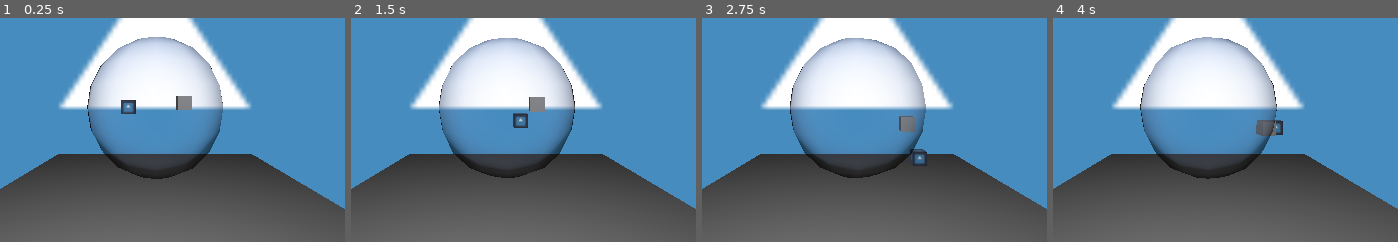
Above: before the commit, frames 1-4 (left to right).
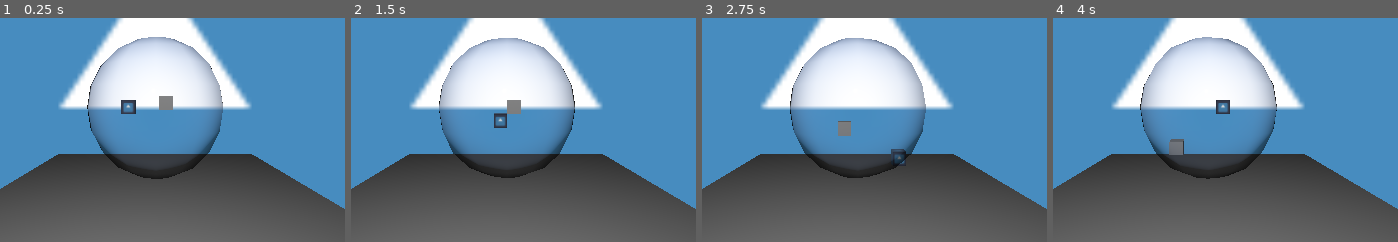
Above: after the commit, the same moments.

Repository: DJ-Jam1/GlobalGameJam2025
Game: Godot game, scene res://scenes/mainScene.tscn
Two runs of this game, one before a commit and one after it. Both use one fixed random seed, a clock stepped at 60 frames per second and the inputs below. The engine's default icon, where the game draws it, is replaced by a stand-in: a white triangle on a blue panel in a dark square.
Inputs:
- Up to frame 1 (0.25 s): no input
- Up to frame 2 (1.5 s): tap Enter (ui_accept) at 0.5, 0.77 s; hold Right (ui_right) 0.53-1.28 s; tap Space (attack) at 0.6, 1.35 s; hold Down (ui_down) from 1.28 s (still down)
- Up to frame 3 (2.75 s): tap Enter (ui_accept) at 1.52 s; release Down (ui_down) at 2.03 s; hold Right (ui_right) from 2.03 s (still down); tap Space (attack) at 2.1 s
- Up to frame 4 (4 s): release Right (ui_right) at 2.78 s; hold Up (ui_up) 2.78-3.53 s; tap Space (attack) at 2.85, 3.6 s; tap Enter (ui_accept) at 3.02, 3.77 s; hold Left (ui_left) from 3.53 s (still down)
The pictures show only the part of the screen within x 27-77%, y 33-82%; the shares and areas given below are measured in that part.

The runs differ from the first frame. In frame 1, 0.5% of the frame differs, in the area x 46-56%, y 34-42%; in frame 2, 1.1%; in frame 3, 1.0%; in frame 4, 1.1%, in the area x 33-67%, y 36-62%.

Commit message:
Add random rotation to cubes direction

Diff:
--- a/globalgamejam2025/scenes/crate.gd
+++ b/globalgamejam2025/scenes/crate.gd
@@ -22,7 +22,8 @@
 	print('Apply Knockback')
 	   # Adjust as needed
 	var random_direction = Vector3(randf_range(-1, 1), randf_range(-1, 1), 0).normalized();
-	var knockback_vector = random_direction * knock_force;
+	var random_rotation = Vector3(randf_range(-1, 1), randf_range(-1, 1),randf_range(-1, 1)).normalized();
+	var knockback_vector = (random_direction * random_rotation) * knock_force;
 	print(knockback_vector);
 	# Use add_force instead of apply_impulse
 	apply_force(knockback_vector, Vector3.ZERO);
--- a/globalgamejam2025/scenes/mainScene.tscn
+++ b/globalgamejam2025/scenes/mainScene.tscn
@@ -51,8 +51,6 @@
 texture = ExtResource("3_06gdc")
 
 [node name="Crate2" parent="." instance=ExtResource("4_4bfwh")]
-transform = Transform3D(1, 0, 0, 0, 1, 0, 0, 0, 1, 2.00854, 20.3385, 0.934964)
-collision_layer = 4
-collision_mask = 6
+transform = Transform3D(1, 0, 0, 0, 1, 0, 0, 0, 1, 0.758267, 20.3385, -0.0295317)
 
 [connection signal="knockback" from="Player" to="Crate2" method="_on_player_knockback"]
